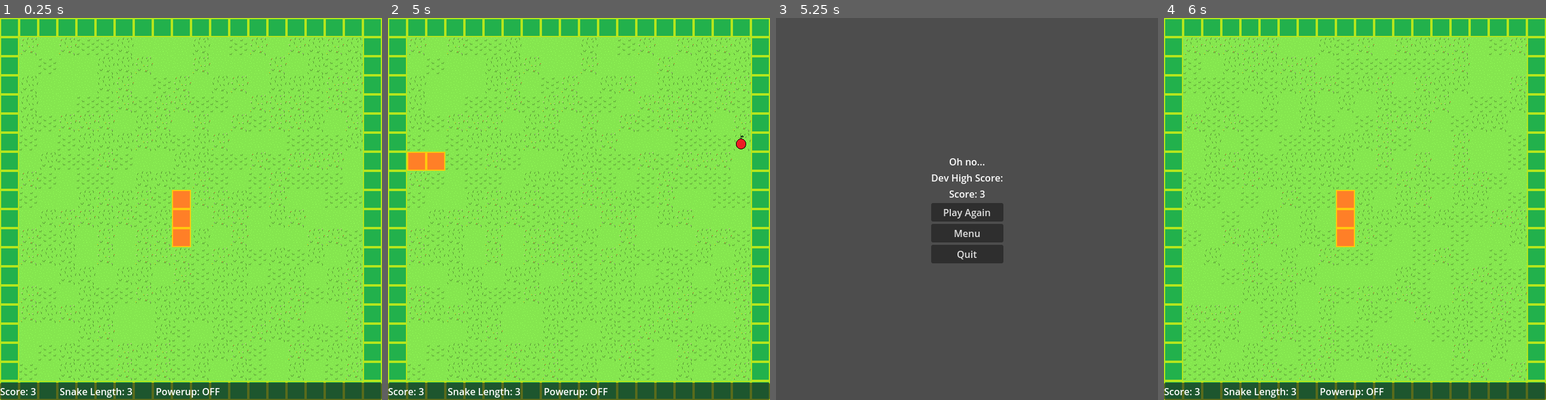
Above: before the commit, frames 1-4 (left to right).
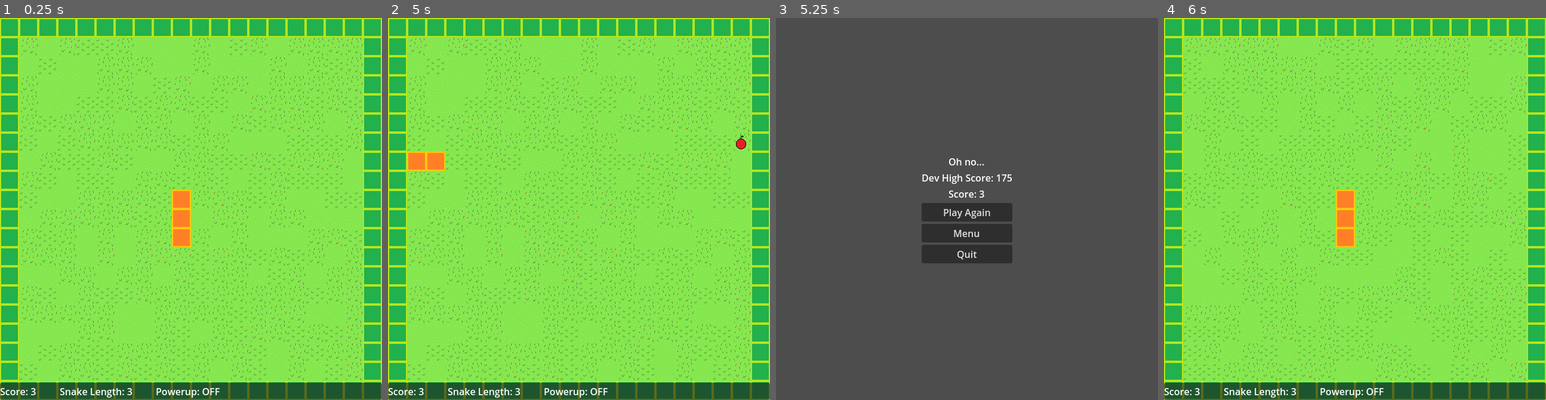
Above: after the commit, the same moments.

Repository: sethbabauta/snake-run
Game: Godot game, scene res://Scenes/snakeo.tscn
The game is run twice, just before and just after one commit, with the same random seed, the same clock (stepped at 60 frames per second) and the same inputs. This scene is started directly instead of the project's main scene.
Inputs:
- Up to frame 1 (0.25 s): no input
- Up to frame 2 (5 s): tap Enter at 0.5, 2 s; hold D (turn_right) 0.53-1.28 s; hold Shift (drop_item) 0.53-1.28 s; tap Space (use_item) at 1.25, 1.35, 2.75, 2.85, 4.35 s; hold S (turn_down) 1.28-2.03 s; hold D (turn_right) 2.03-2.78 s; hold Shift (drop_item) 2.03-2.78 s; hold W (turn_up) 2.78-3.53 s; hold Shift (drop_item) 3.53-4.28 s; hold A (turn_left) from 3.53 s (still down)
- Up to frame 3 (5.25 s): release A (turn_left) at 5.03 s; hold S (turn_down) from 5.03 s (still down); hold Shift (drop_item) from 5.03 s (still down)
- Up to frame 4 (6 s): release S (turn_down) at 5.75 s; release Shift (drop_item) at 5.75 s; click "Play Again" at 5.75 s

Frames 1-2 are identical in both runs. In frame 3, 1.2% of the frame differs, in the area x 38-62%, y 36-65%; in frame 4, nothing differs.

Commit message:
fix bugs and tweak balance

Diff:
--- a/Scenes/snakeo_death_screen.tscn
+++ b/Scenes/snakeo_death_screen.tscn
@@ -35,7 +35,7 @@
 
 [node name="EMPTY" type="Label" parent="ButtonsContainer"]
 layout_mode = 2
-text = "Dev High Score:"
+text = "Dev High Score: 175"
 
 [node name="Score" type="Label" parent="ButtonsContainer"]
 layout_mode = 2
--- a/Scripts/components.gd
+++ b/Scripts/components.gd
@@ -159,6 +159,20 @@
 		#print(to_print)
 
 		return event
+
+
+class Delicious extends Component:
+
+
+	func fire_event(event: Event) -> Event:
+		if event.id == "Eat":
+			self._feed_delicious(event)
+
+		return event
+
+
+	func _feed_delicious(event: Event) -> void:
+		ScoreKeeper.add_to_score(1)
 
 
 class DungeonEntrance extends Component:
@@ -650,7 +664,6 @@
 
 
 	func _disconnect_bodies() -> void:
-		ScoreKeeper.add_to_score(0)
 		if self.next_body:
 			var next_body_snakebody: SnakeBody = self.next_body.components.get("SnakeBody")
 			next_body_snakebody.prev_body = null
@@ -674,7 +687,11 @@
 
 
 	func _grow() -> void:
-		self.game_object.main_node.spawn_snake_segment(self.game_object, Vector2.ZERO)
+		if get_length_from_here() == 1:
+			var direction: Vector2 = game_object.physics_body.global_position.direction_to(prev_location)
+			self.game_object.main_node.spawn_snake_segment(self.game_object, direction)
+		else:
+			self.game_object.main_node.spawn_snake_segment(self.game_object, Vector2.ZERO)
 
 
 	func _move_forward(event: Event) -> void:
--- a/Scripts/main.gd
+++ b/Scripts/main.gd
@@ -158,6 +158,10 @@
 
 	for nutritious_apple in nutritious_apples:
 		delete_and_replace(nutritious_apple, "SlightlyPoisonousApple")
+
+	if not slightly_poisonous_apples:
+		spawn_and_place_object("Apple")
+		return
 
 	for slightly_poisonous_apple in slightly_poisonous_apples:
 		delete_and_replace(slightly_poisonous_apple, "Apple")
--- a/Scripts/snakeo.gd
+++ b/Scripts/snakeo.gd
@@ -7,13 +7,12 @@
 @export var powerup_1_timer: Timer
 
 const START_LENGTH = 3
-const DANGER_INTERVAL = 2
+const DANGER_INTERVAL = 1
 const POWERUP_1_INTERVAL = 30
 
 var powerup_1_on: bool = false
 var game_ui: MainUI
 var temp_apple_flipper_spawner: ScoreCheckpointSpawner
-var slightly_poisonous_apple_spawner: ScoreCheckpointSpawner
 
 
 func _ready() -> void:
@@ -28,12 +27,6 @@
 			POWERUP_1_INTERVAL,
 			POWERUP_1_INTERVAL,
 			"TempAppleFlipper",
-			main_node,
-	)
-	slightly_poisonous_apple_spawner = ScoreCheckpointSpawner.new(
-			DANGER_INTERVAL,
-			ScoreKeeper.score,
-			"SlightlyPoisonousApple",
 			main_node,
 	)
 
@@ -64,7 +57,8 @@
 
 	if not powerup_1_timer.is_stopped():
 		return
-	slightly_poisonous_apple_spawner.check_score(score)
+	if score % DANGER_INTERVAL == 0:
+		self.main_node.spawn_and_place_object("SlightlyPoisonousApple")
 
 
 func _on_powerup_1_activate(flip_seconds: int) -> void:
@@ -76,11 +70,6 @@
 	await powerup_1_timer.timeout
 
 	main_node.flip_apples_back()
-
-	await get_tree().create_timer(1).timeout
-	var apples: Array = main_node.get_game_objects_of_name("Apple")
-	if not apples:
-		main_node.spawn_and_place_object("Apple")
 
 
 class ScoreCheckpointSpawner:
@@ -102,6 +91,6 @@
 
 
 	func check_score(score: int) -> void:
-		while score > checkpoint:
+		while not score < checkpoint:
 			main_node.spawn_and_place_object(item_to_spawn)
 			checkpoint += checkpoint_interval
Not shown, changed: object_blueprints.xml
